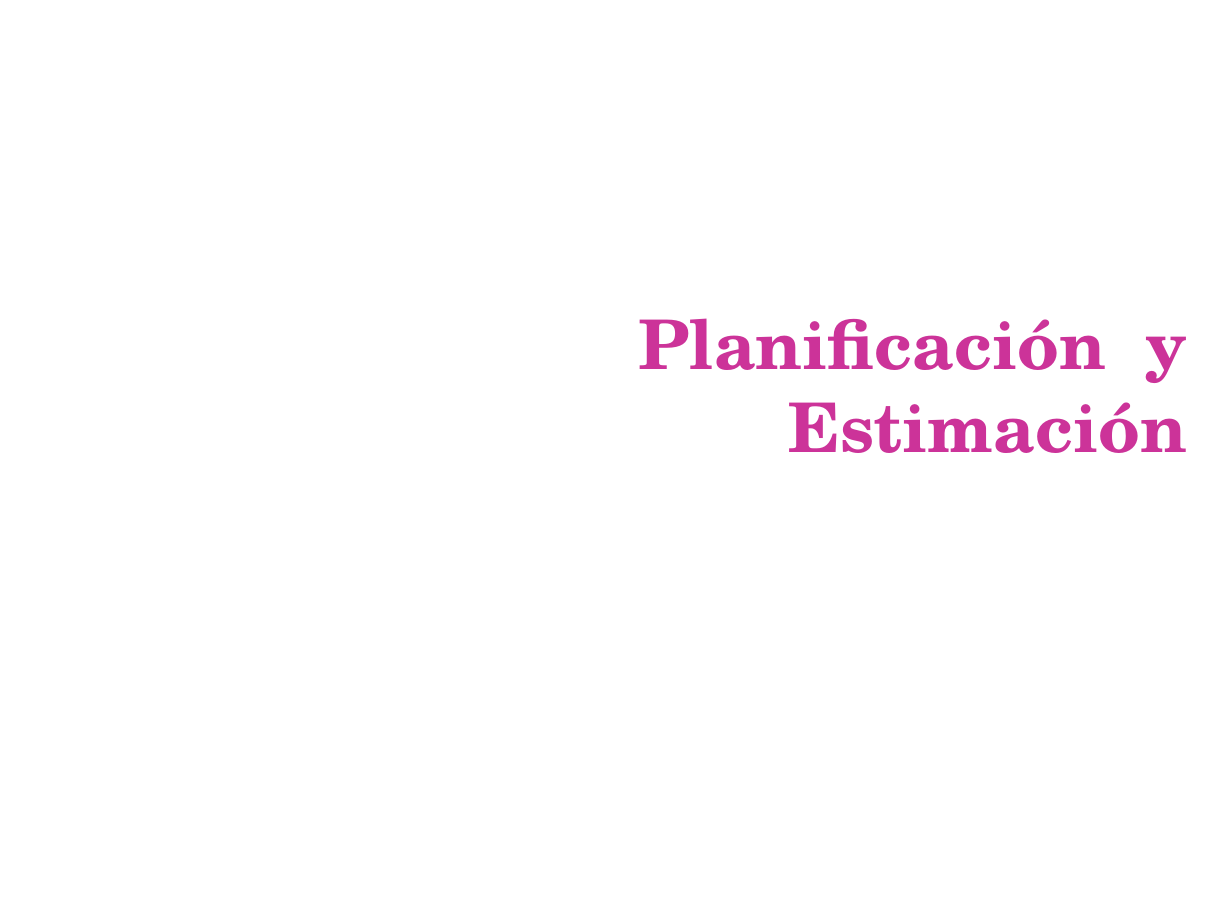
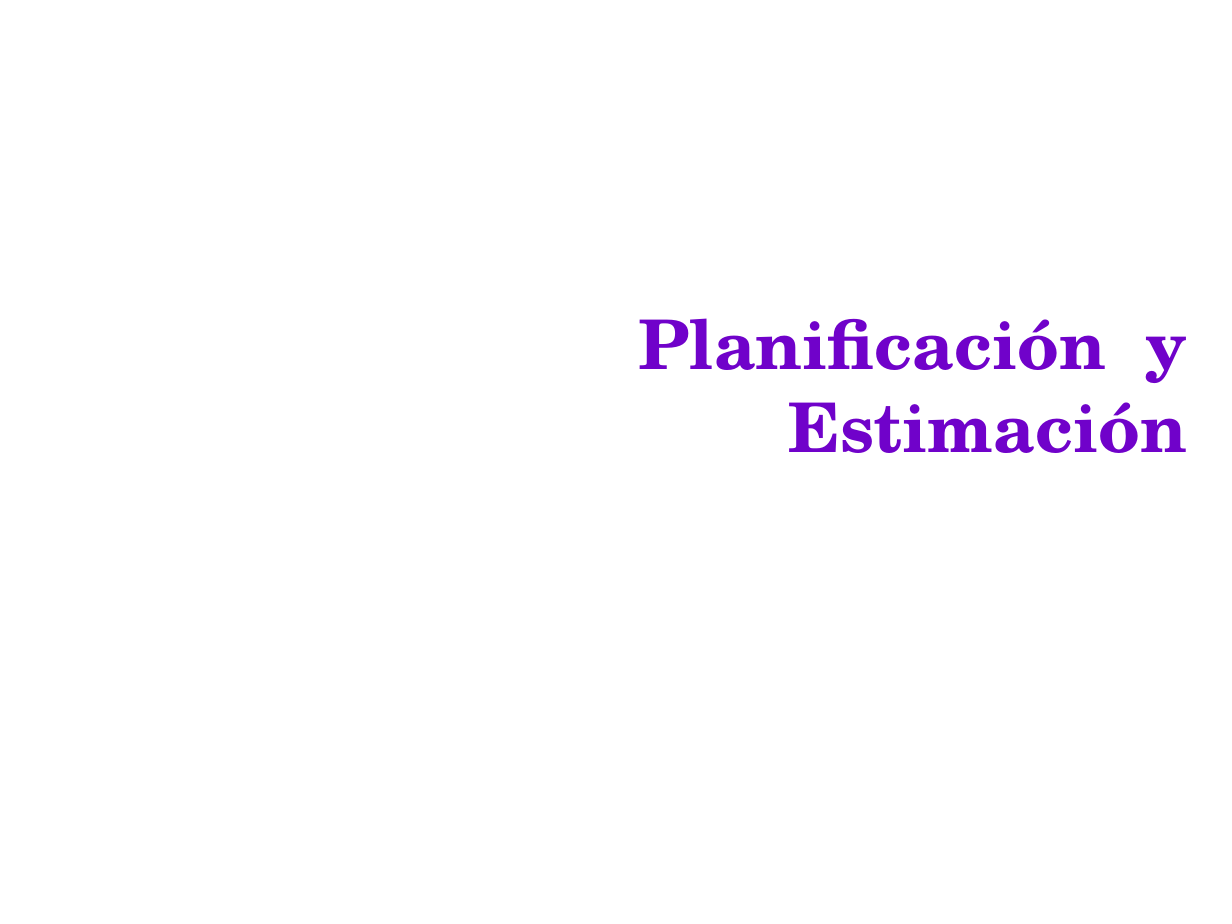
Before and after one commit to emmanuelfls371/softmart7547, a slide deck: slide 2 of docs/CarpetaEntrega/PresFinal.ppt. Drawn at 1232x924 pixels with LibreOffice and Linux fonts; fonts in the diff are those of the drawing; background and template pictures are left out. Boxes give left, top, right and bottom in pixels: in the first picture for what was removed or moved away, otherwise in the second. Text is boxed around its words. In the diff, an @@ line names an element or a change of style, - is before the commit and + after.

```diff
--- a/docs/CarpetaEntrega/PresFinal.ppt
+++ b/docs/CarpetaEntrega/PresFinal.ppt
@@ title "Planificación y Estimación" at (x1=638, y1=318, x2=1188, y2=453): text colour #CC3399 to #7002CA @@
```
Also in this commit, not shown: 17 other slides changed, 6 slides added, 10 slides removed.
